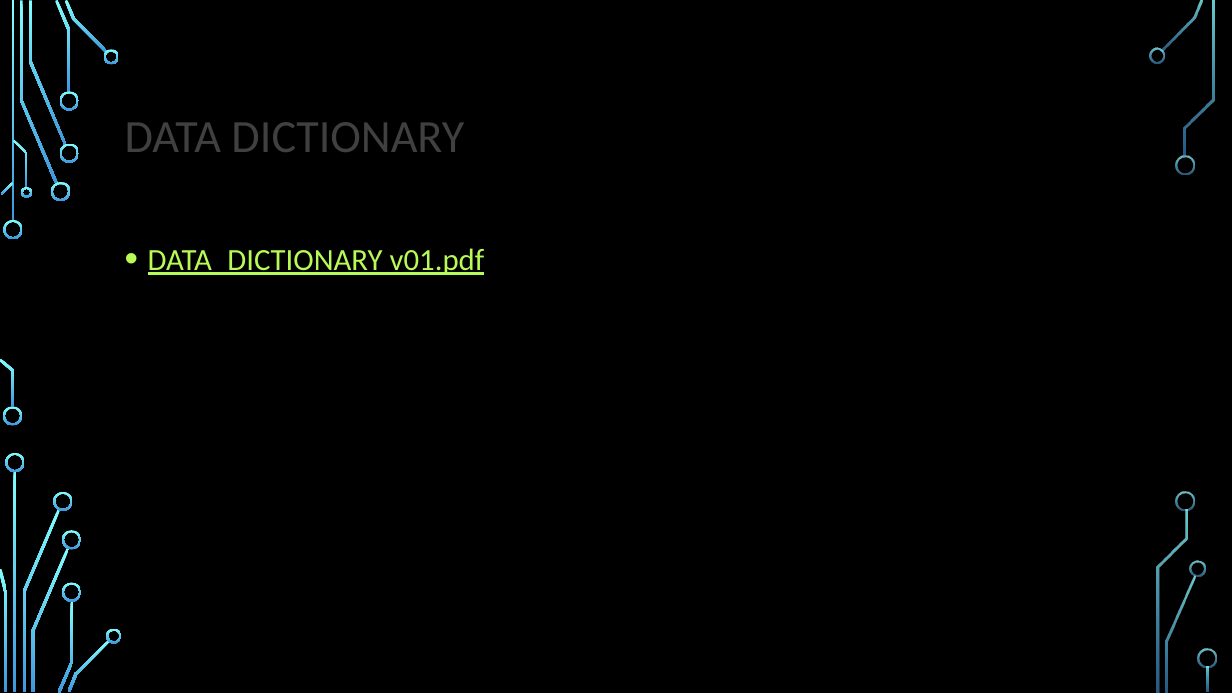
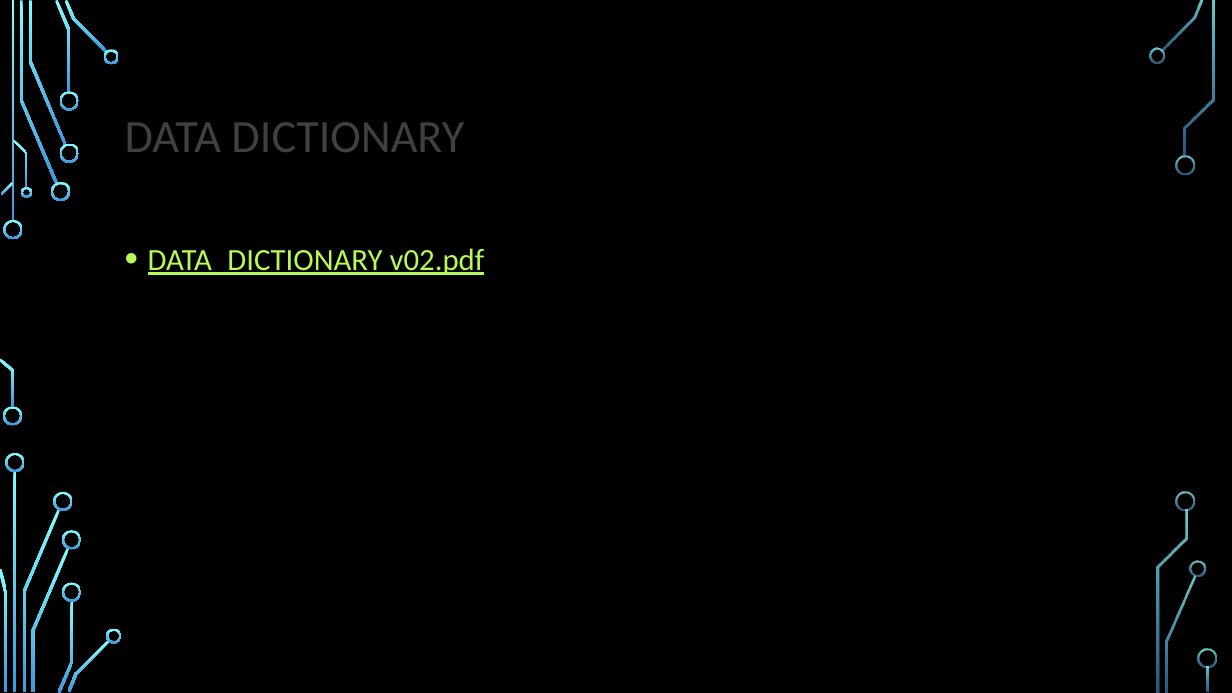
Before and after one commit to VIRTUALD3SIGN/VR, a slide deck: slide 11 of presentation_v02.pptx. Drawn at 1232x693 pixels with LibreOffice and Linux fonts; fonts in the diff are those of the drawing; background and template pictures are left out. Boxes give left, top, right and bottom in pixels: in the first picture for what was removed or moved away, otherwise in the second. Text is boxed around its words. In the diff, an @@ line names an element or a change of style, - is before the commit and + after.

```diff
--- a/presentation_v02.pptx
+++ b/presentation_v02.pptx
@@ text at bbox=[148, 248, 485, 275]: text changed @@
-• DATA_DICTIONARY v01.pdf
+• DATA_DICTIONARY v02.pdf
```
Also in this commit, not shown: 3 other slides changed.
